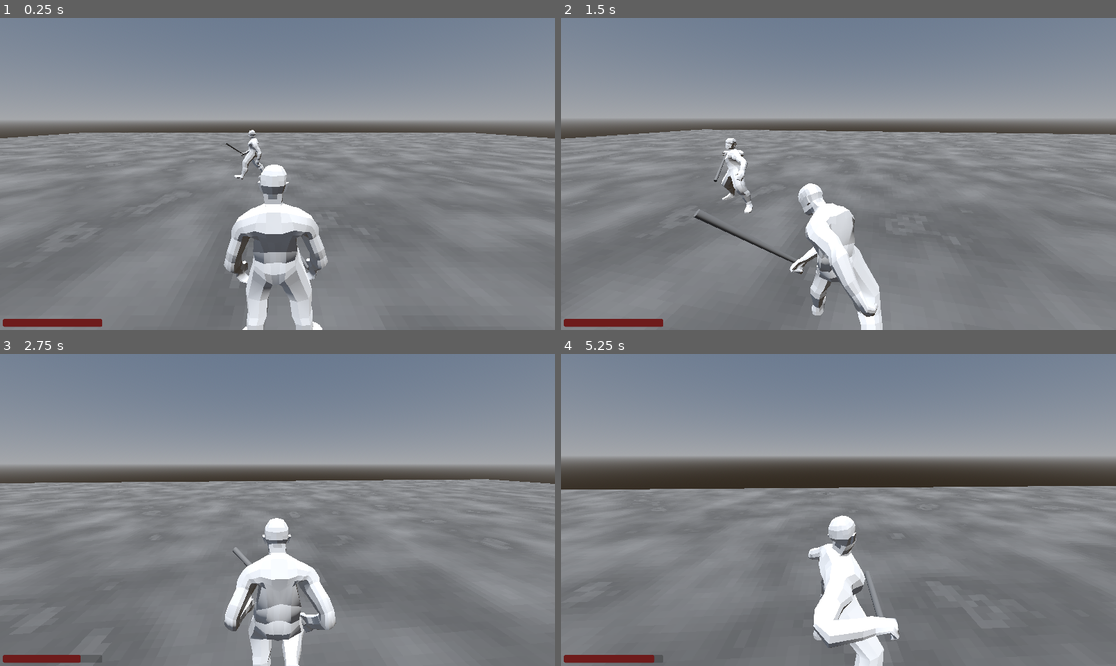
Above: before the commit, frames 1-4 (two rows, left to right).
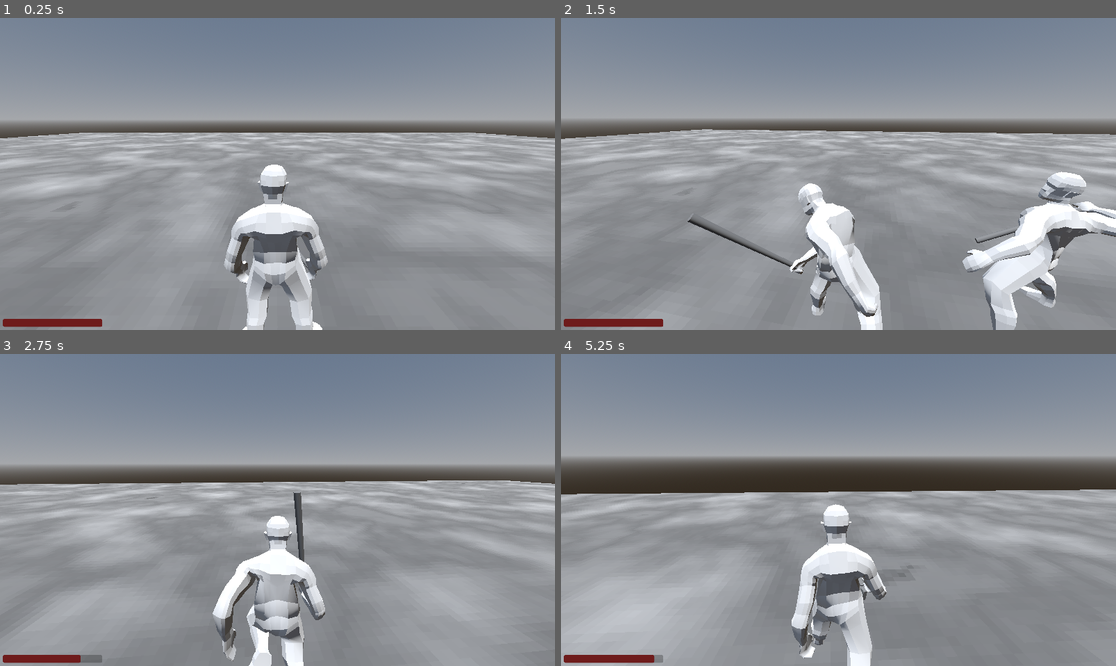
Above: after the commit, the same moments.

Repository: userext122021/godot_rpg_project
Game: Godot game, scene res://main.tscn
Same seed, same stepped clock (60 frames per second), same inputs: the game is played once before the commit and once after it.
Inputs (mouse positions are in pixels of both pictures, inside the frame that each line leads up to):
- Up to frame 1 (0.25 s): no input
- Up to frame 2 (1.5 s): move the mouse to (866, 174) at 0.52 s; press the mouse at (866, 174) at 0.53 s; hold W (move_forward) from 0.53 s (still down); tap Space (jump) at 0.77, 1.07 s; right-click (866, 174) at 0.8 s; move the mouse to (810, 174) at 1.27 s; release the mouse at (810, 174) at 1.28 s; right-click (810, 174) at 1.35 s
- Up to frame 3 (2.75 s): keep holding W (move_forward); tap Space (jump) at 1.52, 1.82 s; tap Shift (run) at 1.55 s; move the mouse to (288, 503) at 2.02 s; hold Shift (run) from 2.03 s (still down); tap E (interact, bound only after the commit) at 2.3 s
- Up to frame 4 (5.25 s): keep holding W (move_forward); move the mouse to (832, 516) at 2.77 s; release Shift (run) at 2.78 s; tap E (interact, bound only after the commit) at 2.85 s; tap Space (jump) at 3.02, 3.32, 3.77, 4.07, 4.52, 4.55, 4.82, 5.1 s; tap 1 (select_item_1, bound only after the commit) at 3.05, 3.6 s; move the mouse to (877, 513) at 3.52 s; tap 2 (select_item_2, bound only after the commit) at 3.8, 4.35 s; move the mouse to (794, 506) at 4.27 s; move the mouse to (844, 510) at 5.02 s; press the mouse at (844, 510) at 5.03 s

The runs differ from the first frame. In frame 1, 26% of the frame differs, in the area x 0-100%, y 35-100%; in frame 2, 30%; in frame 3, 31%; in frame 4, 34%, in the area x 0-100%, y 42-100%.

Commit message:
Добавил пистолет

Diff:
--- a/core/entities/base_entity.gd
+++ b/core/entities/base_entity.gd
@@ -25,6 +25,9 @@
 var is_jumping:bool=false
 var is_running:bool=false
 var is_blocking:bool=false
+var is_interacting:bool=false
+var interacting_body:Node3D
+var is_aiming:bool=false
 
 func knock_back(knockback_force:float,weapon_pos:Vector3):
 	print("DEBUG: knockback")
@@ -38,6 +41,8 @@
 
 func can_move() -> bool:
 	if is_attacking:
+		return false
+	if is_blocking:
 		return false
 	return true
 func can_jump():
@@ -135,49 +140,49 @@
 
 
 
-func play_animation():
-	pass
+func play_animation(anim_name:String):
+	if animation_player.current_animation==anim_name and animation_player.is_playing():
+		return
+	if animation_player.has_animation(anim_name):
+		animation_player.play(anim_name)
+
 
 func update_animation():
 	if not animation_player:
 		return
 	if is_attacking:
-		if animation_player.current_animation!="melee_attack":
-			if animation_player.has_animation("melee_attack"):
-				animation_player.play("melee_attack")
+		if weapon:
+			if not weapon.is_ranged:
+				play_animation("melee_attack")
 
 		return
 	if is_jumping:
-		if animation_player.current_animation!="jump":
-			if animation_player.has_animation("jump"):
-				animation_player.play("jump")
-
+		play_animation("jump")
 		return
 	if is_running:
-		if animation_player.current_animation=="run" and animation_player.is_playing():
-			return
-		if animation_player.has_animation("run"):
-			animation_player.play("run")
+		play_animation("run")
 		return
 
 	if is_blocking:
-		if animation_player.has_animation("block"):
-			animation_player.play("block")
+		play_animation("block")
 		return
 	else:
 		if animation_player.current_animation=="block":
 			animation_player.stop()
 	if is_moving:
 		if can_move():
-			if animation_player.has_animation("walk"):
-				animation_player.play("walk")
+			play_animation("walk")
 		return
 	else:
 		if animation_player.current_animation=="walk":
 			animation_player.stop()
+	if is_aiming:
+		play_animation("pistol_idle")
+	else:
+		if animation_player.current_animation=="pistol_idle":
+			animation_player.stop()
 	if not animation_player.is_playing():
-		if animation_player.has_animation("idle"):
-			animation_player.play("idle")
+		play_animation("idle")
 
 
 
--- a/core/entities/base_player/base_player.gd
+++ b/core/entities/base_player/base_player.gd
@@ -2,9 +2,11 @@
 class_name BasePlayer
 
 @export var mouse_sensitivity := 0.002
+@export var interact_check_interval:float=0.5
 
 @onready var camera = $Camera3D
 @onready var inventory:Inventory=$Inventory
+var interact_check_timer:float=0
 
 func _ready():
 	super._ready()
@@ -24,6 +26,10 @@
 	super._physics_process(delta)
 	if not is_on_floor():
 		velocity.y += get_gravity().y * delta
+	interact_check_timer-=delta
+	if interact_check_timer<=0:
+		interact_check_timer=interact_check_interval
+		check_interacting()
 
 	if is_jumping and is_on_floor():
 		is_jumping=false
@@ -39,14 +45,24 @@
 	else:
 		is_running=false
 		speed=walking_speed
+
 	if Input.is_action_pressed("block"):
-		is_blocking=true
+		if weapon:
+			if weapon.is_ranged:
+				is_aiming=true
+			else:
+				is_blocking=true
+		else:
+			is_blocking=true
+
 	else:
 		is_blocking=false
+		is_aiming=false
 
 	var input_dir = Input.get_vector("move_left", "move_right", "move_forward", "move_back")
 	var direction = (transform.basis * Vector3(input_dir.x, 0, input_dir.y)).normalized()
-
+	if Input.is_action_just_pressed("interact"):
+		interact()
 	if Input.is_action_pressed("attack"):
 		attack()
 	if direction:
@@ -67,3 +83,28 @@
 func die():
 	print("DEBUG: player is dying")
 	queue_free()
+
+func check_interacting():
+	if not $InteractRayCast.is_colliding():
+		$InteractRayCast/Label3D.hide()
+		interacting_body=null
+		return
+	var body:Node3D=$InteractRayCast.get_collider()
+	if not body:
+		return
+	if not body.has_node("Interactable"):
+		return
+	var i:Interactable=body.get_node("Interactable")
+	$InteractRayCast/Label3D.text=i.get_interaction_text()
+	$InteractRayCast/Label3D.show()
+	interacting_body=body
+
+func interact():
+	if not interacting_body:
+		return
+	if not interacting_body.has_node("Interactable"):
+		return
+	var i:Interactable=interacting_body.get_node("Interactable")
+	i.interact(self)
+	is_interacting=true
+	pass
--- a/core/entities/base_player/base_player.tscn
+++ b/core/entities/base_player/base_player.tscn
@@ -7,8 +7,18 @@
 [node name="BasePlayer" instance=ExtResource("1_svk8i")]
 script = ExtResource("2_m3cve")
 mouse_sensitivity = 0.002
+interact_check_interval = 0.5
 
 [node name="Camera3D" type="Camera3D" parent="." index="2"]
 transform = Transform3D(1, 0, 0, 0, 0.9659259, 0.25881907, 0, -0.25881907, 0.9659258, 0, 2.1000001, 1.4000001)
 
 [node name="Inventory" parent="." index="3" instance=ExtResource("3_x7wun")]
+
+[node name="InteractRayCast" type="RayCast3D" parent="." index="4"]
+transform = Transform3D(1, 0, 0, 0, 1, 0, 0, 0, 1, 0, 0.90000004, -1)
+target_position = Vector3(0, -0.2, -2)
+
+[node name="Label3D" type="Label3D" parent="InteractRayCast" index="0"]
+transform = Transform3D(1, 0, 0, 0, 1, 0, 0, 0, 1, 0, 1, -2)
+text = "Text
+"
--- /dev/null
+++ b/core/interactable/interactable.gd
@@ -0,0 +1,30 @@
+extends Node
+class_name Interactable
+
+signal interacted(body: Node3D)
+
+@export var interact_text: String = "E - interact"
+@export var category:String="unknown"
+@export var data:InteractableData
+
+
+func _ready() -> void:
+	if data:
+		interact_text=data.interaction_text
+		category=data.category
+func get_interaction_text():
+	return interact_text
+
+func get_category() -> String:
+	return category
+
+func interact(body: Node3D):
+	interacted.emit(body)
+	_on_interact(body)
+
+# Эту функцию можно переопределять в дочерних скриптах
+func _on_interact(_body: Node3D):
+	print("DEBUG: interact")
+	if "is_interacting" in _body:
+		_body.is_interacting=false
+	pass
--- /dev/null
+++ b/core/interactable/interactable.tscn
@@ -0,0 +1,6 @@
+[gd_scene load_steps=2 format=3 uid="uid://dsolwjgdf1gac"]
+
+[ext_resource type="Script" uid="uid://c81iagx3w3lhx" path="res://core/interactable/interactable.gd" id="1_m7kis"]
+
+[node name="Interactable" type="Node"]
+script = ExtResource("1_m7kis")
--- /dev/null
+++ b/core/interactable/interactable_data.gd
@@ -0,0 +1,7 @@
+extends Resource
+class_name InteractableData
+
+
+@export var interaction_text:String="E - interact"
+@export var category:String="unknown"
+@export var interactable_name:String="unknown"
--- a/core/weapon/base_weapon.gd
+++ b/core/weapon/base_weapon.gd
@@ -13,13 +13,29 @@
 @export var preparing_interval:float=0.5
 @export var attacking_interval:float=0.5
 @export var cooldown_interval:float=0.5
-
 @export var is_ranged:bool=false
+@export var data:WeaponData
+@export var range:float=1.0
 
 var prep_timer:float=0
 var attack_timer:float=0
 var cooldown_timer:float=0
 var owner_body:BaseEntity
+
+
+func reload_data():
+	damage=data.damage
+	damage_type=data.damage_type
+	knockback_force=data.knockback_force
+	preparing_interval=data.preparing_interval
+	attacking_interval=data.attacking_interval
+	cooldown_interval=data.cooldown_interval
+	is_ranged=data.is_ranged
+	$RayCast3D.target_position.z=-data.range
+
+func set_data(weapon_data:WeaponData):
+	data=weapon_data.duplicate()
+	reload_data()
 
 func try_to_hit(body:Node3D) -> bool:
 	if body:
--- /dev/null
+++ b/core/weapon/weapon_data.gd
@@ -0,0 +1,12 @@
+extends Resource
+class_name WeaponData
+
+@export var weapon_name:String="unknown_weapon"
+@export var damage:float=7.0
+@export var damage_type:String="physical"
+@export var knockback_force:float=15.0
+@export var is_ranged:bool=false
+@export var preparing_interval:float=0.5
+@export var attacking_interval:float=0.5
+@export var cooldown_interval:float=0.5
+@export var range:float=1.0
--- a/main.tscn
+++ b/main.tscn
@@ -1,7 +1,7 @@
 [gd_scene load_steps=2 format=3 uid="uid://dvvaed3c54v03"]
 
-[ext_resource type="PackedScene" uid="uid://b2adely2apded" path="res://test/test_items_scene/test_items.tscn" id="1_ig7tw"]
+[ext_resource type="PackedScene" uid="uid://do0f58y8blt0p" path="res://test/test_animation_scene/test_animation_scene.tscn" id="1_ig7tw"]
 
 [node name="Main" type="Node"]
 
-[node name="TestItems" parent="." instance=ExtResource("1_ig7tw")]
+[node name="TestAnimationScene" parent="." instance=ExtResource("1_ig7tw")]
--- a/project.godot
+++ b/project.godot
@@ -62,6 +62,21 @@
 "events": [Object(InputEventMouseButton,"resource_local_to_scene":false,"resource_name":"","device":-1,"window_id":0,"a …(253 unchanged characters)…
 ]
 }
+interact={
+"deadzone": 0.2,
+"events": [Object(InputEventKey,"resource_local_to_scene":false,"resource_name":"","device":-1,"window_id":0,"alt_pressed":false,"shift_pressed":false,"ctrl_pressed":false,"meta_pressed":false,"pressed":false,"keycode":0,"physical_keycode":69,"key_label":0,"unicode":101,"location":0,"echo":false,"script":null)
+]
+}
+select_item_1={
+"deadzone": 0.2,
+"events": [Object(InputEventKey,"resource_local_to_scene":false,"resource_name":"","device":-1,"window_id":0,"alt_pressed":false,"shift_pressed":false,"ctrl_pressed":false,"meta_pressed":false,"pressed":false,"keycode":0,"physical_keycode":49,"key_label":0,"unicode":49,"location":0,"echo":false,"script":null)
+]
+}
+select_item_2={
+"deadzone": 0.2,
+"events": [Object(InputEventKey,"resource_local_to_scene":false,"resource_name":"","device":-1,"window_id":0,"alt_pressed":false,"shift_pressed":false,"ctrl_pressed":false,"meta_pressed":false,"pressed":false,"keycode":0,"physical_keycode":50,"key_label":0,"unicode":50,"location":0,"echo":false,"script":null)
+]
+}
 
 [layer_names]
 
--- /dev/null
+++ b/test/base_test_scene/test_player.gd
@@ -0,0 +1,26 @@
+extends BasePlayer
+class_name TestPlayer
+
+@onready var melee_weapon:BaseWeapon=$base_character/Armature/Skeleton3D/mixamorig_RightHandIndex1/weapon_marker/MeleeWeapon
+@onready var ranged_weapon:BaseWeapon=$base_character/Armature/Skeleton3D/mixamorig_RightHandIndex1/weapon_marker/RangedWeapon
+
+
+
+func _ready():
+	super._ready()
+	set_melee_weapon()
+func set_melee_weapon():
+	ranged_weapon.hide()
+	melee_weapon.show()
+	weapon=melee_weapon
+func set_ranged_weapon():
+	melee_weapon.hide()
+	ranged_weapon.show()
+	weapon=ranged_weapon
+
+func _physics_process(delta):
+	if Input.is_action_just_pressed("select_item_1"):
+		set_melee_weapon()
+	if Input.is_action_just_pressed("select_item_2"):
+		set_ranged_weapon()
+	super._physics_process(delta)
--- a/test/base_test_scene/test_player.tscn
+++ b/test/base_test_scene/test_player.tscn
@@ -1,23 +1,101 @@
-[gd_scene load_steps=4 format=3 uid="uid://7dnsn55do1h5"]
+[gd_scene load_steps=6 format=3 uid="uid://7dnsn55do1h5"]
 
 [ext_resource type="PackedScene" uid="uid://e44ntu6ugu38" path="res://core/entities/base_player/base_animated_player.tscn" id="1_kw3ox"]
-[ext_resource type="PackedScene" uid="uid://cf11hx406ss10" path="res://core/weapon/base_weapon.tscn" id="2_mvldb"]
+[ext_resource type="Script" uid="uid://b3tk40uswo6cr" path="res://test/base_test_scene/test_player.gd" id="2_pw7be"]
 [ext_resource type="PackedScene" uid="uid://cbdnrebmqak8t" path="res://core/ui/ui.tscn" id="3_mvldb"]
+[ext_resource type="PackedScene" uid="uid://dsxs2cqbrc6me" path="res://test/base_test_scene/weapon/test_club.tscn" id="6_rupur"]
+[ext_resource type="PackedScene" uid="uid://dkj771scai1lw" path="res://test/base_test_scene/weapon/test_pistol.tscn" id="7_5813v"]
 
-[node name="TestPlayer" node_paths=PackedStringArray("weapon") instance=ExtResource("1_kw3ox")]
+[node name="TestPlayer" instance=ExtResource("1_kw3ox")]
 collision_layer = 2
 collision_mask = 7
-weapon = NodePath("base_character/Armature/Skeleton3D/mixamorig_RightHandIndex1/weapon_marker/BaseWeapon")
+script = ExtResource("2_pw7be")
 
-[node name="BaseWeapon" parent="base_character/Armature/Skeleton3D/mixamorig_RightHandIndex1/weapon_marker" index="0" instance=ExtResource("2_mvldb")]
-transform = Transform3D(-1, -3.7338975e-08, -8.742278e-08, -3.733896e-08, 1, -1.3411046e-07, 8.742278e-08, -1.3411048e-07, -1, 0, 0, 0)
-knockback_force = 25.0
+[node name="Skeleton3D" parent="base_character/Armature" index="0"]
+bones/0/position = Vector3(0, 1.0212751e-14, -109.99437)
+bones/0/rotation = Quaternion(-0.7071068, 0, 0, 0.7071068)
+bones/1/position = Vector3(0, 7.8669086, -0.7244006)
+bones/1/rotation = Quaternion(-0.045896515, 0, 0, 0.9989462)
+bones/2/position = Vector3(0, 9.216899, 2.384187e-07)
+bones/2/rotation = Quaternion(4.4703484e-08, 0, 0, 1)
+bones/3/position = Vector3(0, 10.533493, -1.9073484e-06)
+bones/3/rotation = Quaternion(-1.4901161e-08, 0, 0, 1)
+bones/4/position = Vector3(0, 11.850211, 1.6713568e-07)
+bones/4/rotation = Quaternion(0.045896478, 0, 0, 0.9989462)
+bones/5/rotation = Quaternion(5.356277e-09, 0, 0, 1)
+bones/7/position = Vector3(7.20041, 9.198027, -0.25120154)
+bones/7/rotation = Quaternion(-0.5716114, -0.40894026, 0.5921219, -0.3942335)
+bones/8/position = Vector3(1.0787148e-06, 15.086308, -6.2878025e-06)
+bones/8/rotation = Quaternion(-0.18044499, 0.012617374, 0.015826764, 0.9833768)
+bones/9/position = Vector3(2.4748277e-07, 31.637112, 3.9206425e-06)
+bones/9/rotation = Quaternion(-1.3003638e-10, 0.0021965443, -1.8581005e-09, 0.9999977)
+bones/10/position = Vector3(-8.186953e-07, 31.424097, -1.2395953e-05)
+bones/10/rotation = Quaternion(0.0011267453, -0.017648166, 1.9868714e-05, 0.99984366)
+bones/11/position = Vector3(-3.5664992, 0.7805082, -1.0906615e-05)
+bones/11/rotation = Quaternion(0.1724191, 0.21715643, 0.0456704, 0.95970255)
+bones/12/position = Vector3(-1.2548934, 2.6373994, 7.4459385e-06)
+bones/12/rotation = Quaternion(0.0016583027, -0.008326312, 0.24491642, 0.96950704)
+bones/13/position = Vector3(0.16869569, 3.3195162, 1.01411815e-05)
+bones/13/rotation = Quaternion(-0.0056559485, -0.018902654, 0.23762704, 0.97115606)
+bones/14/position = Vector3(1.0861961, 1.8508077, -1.2755392e-05)
+bones/15/position = Vector3(-8.3260574e-07, 3.550017, -0.008020456)
+bones/15/rotation = Quaternion(-0.0011313441, 0.0029697407, -0.0017045595, 0.9999935)
+bones/16/position = Vector3(-0.019300098, 5.6724973, -1.0863911e-05)
+bones/16/rotation = Quaternion(-2.6489766e-07, 5.4806955e-05, 0.003882393, 0.99999255)
+bones/17/position = Vector3(0.019900754, 4.5617085, -9.014666e-07)
+bones/17/rotation = Quaternion(-2.5529775e-07, -0.00017099605, -0.002276232, 0.9999975)
+bones/18/position = Vector3(-0.0006004814, 3.1573992, -3.0298761e-05)
+bones/19/position = Vector3(-7.2004027, 9.196736, -0.23739906)
+bones/19/rotation = Quaternion(0.57222, -0.4084946, 0.5916045, 0.39458922)
+bones/20/position = Vector3(-2.4488663e-06, 15.0863, 1.3235097e-05)
+bones/20/rotation = Quaternion(-0.18050228, -0.010903477, -0.015147018, 0.9833975)
+bones/21/position = Vector3(-3.5070886e-07, 31.611702, -1.0096753e-05)
+bones/21/rotation = Quaternion(-1.4861269e-08, -0.0020314443, -1.089654e-09, 0.99999803)
+bones/22/position = Vector3(-6.2487214e-07, 31.3764, 3.1798058e-06)
+bones/22/rotation = Quaternion(0.00048591258, 0.019795895, -9.716387e-06, 0.99980396)
+bones/23/position = Vector3(3.5503974, 1.2563009, 1.1176856e-05)
+bones/23/rotation = Quaternion(0.19114691, -0.19498457, -0.08017654, 0.95865303)
+bones/24/position = Vector3(1.0612924, 2.8197868, 3.821344e-06)
+bones/24/rotation = Quaternion(0.00074930873, 0.005185931, -0.21476987, 0.97665066)
+bones/25/position = Vector3(-0.23230034, 3.178991, -4.136938e-05)
+bones/25/rotation = Quaternion(-0.004359278, 0.018153386, -0.16196902, 0.98661923)
+bones/26/position = Vector3(-0.82900095, 1.9697068, 9.000301e-06)
+bones/27/position = Vector3(-6.9035303e-07, 4.0050974, -0.0038925002)
+bones/27/rotation = Quaternion(-0.00049193145, -0.0026684143, 0.0020726398, 0.9999942)
+bones/28/position = Vector3(0.023100175, 5.576201, 1.6898804e-05)
+bones/28/rotation = Quaternion(1.214033e-06, 4.097554e-05, -0.0035529677, 0.9999937)
+bones/29/position = Vector3(-0.01339668, 4.521492, -2.4905048e-06)
+bones/29/rotation = Quaternion(-9.3734775e-07, 5.2234787e-05, -3.7840342e-05, 1)
+bones/30/position = Vector3(-0.00970006, 3.1916947, 2.0900621e-05)
+bones/31/position = Vector3(9.9133005, -4.3482003, 2.1803994)
+bones/31/rotation = Quaternion(-0.00019762944, -0.02615627, 0.99098444, -0.13139862)
+bones/32/position = Vector3(-3.8871485e-06, 41.955605, -1.8545649e-07)
+bones/32/rotation = Quaternion(-0.0135322595, 0.00025435956, -0.018682772, 0.99973387)
+bones/33/position = Vector3(-2.0985278e-06, 46.068314, 5.00996e-06)
+bones/33/rotation = Quaternion(0.48362312, 0.008554755, 0.06362039, 0.8729192)
+bones/34/position = Vector3(9.697016e-06, 20.828712, 1.6031345e-06)
+bones/34/rotation = Quaternion(0.29233783, -0.14254576, 0.044115692, 0.9446022)
+bones/36/rotation = Quaternion(0.0002059098, -0.027280923, 0.9909559, 0.1313857)
+bones/37/position = Vector3(6.2440745e-07, 41.96051, 1.0895512e-06)
+bones/37/rotation = Quaternion(-0.018081529, -0.000349376, 0.018707428, 0.99966145)
+bones/38/position = Vector3(-1.8819379e-06, 46.11221, -1.3730776e-06)
+bones/38/rotation = Quaternion(0.4913217, -0.008665509, -0.06373167, 0.86860013)
+bones/39/position = Vector3(3.934395e-06, 21.01266, 1.8886703e-07)
+bones/39/rotation = Quaternion(0.28927243, 0.14591812, -0.044665717, 0.94500494)
 
-[node name="RayCast3D" parent="base_character/Armature/Skeleton3D/mixamorig_RightHandIndex1/weapon_marker/BaseWeapon" index="0"]
-collision_mask = 4
+[node name="mixamorig_RightHandIndex1" parent="base_character/Armature/Skeleton3D" index="0"]
+transform = Transform3D(-0.0041424986, -0.9999914, -7.0180977e-07, 0.9944399, -0.004119578, 0.105219774, -0.10521886, 0.0004351458, 0.9944489, -88.28992, -3.601226, -141.28972)
+
+[node name="MeleeWeapon" parent="base_character/Armature/Skeleton3D/mixamorig_RightHandIndex1/weapon_marker" index="0" instance=ExtResource("6_rupur")]
+transform = Transform3D(-0.99999976, 9.981306e-08, -5.339172e-08, 7.073748e-08, 0.99999976, 3.725291e-08, 5.5031997e-08, 1.0430818e-07, -1.0000005, -0.030920088, 0.026179671, 0.013180962)
+visible = false
+
+[node name="RangedWeapon" parent="base_character/Armature/Skeleton3D/mixamorig_RightHandIndex1/weapon_marker" index="1" instance=ExtResource("7_5813v")]
+transform = Transform3D(-0.9999996, 9.614506e-08, 5.9744835e-08, 8.3854694e-08, 0.49999967, 0.8660257, 2.9031652e-08, 0.8660253, -0.5, -0.030920208, 0.026179671, 0.11318101)
+is_ranged = true
+range = 20.0
 
 [node name="Ui" parent="." index="5" node_paths=PackedStringArray("player_body") instance=ExtResource("3_mvldb")]
 player_body = NodePath("..")
 
 [editable path="base_character"]
-[editable path="base_character/Armature/Skeleton3D/mixamorig_RightHandIndex1/weapon_marker/BaseWeapon"]
--- /dev/null
+++ b/test/base_test_scene/weapon/test_club.tscn
@@ -0,0 +1,8 @@
+[gd_scene load_steps=2 format=3 uid="uid://dsxs2cqbrc6me"]
+
+[ext_resource type="PackedScene" uid="uid://cf11hx406ss10" path="res://core/weapon/base_weapon.tscn" id="1_xgrpv"]
+
+[node name="TestClub" instance=ExtResource("1_xgrpv")]
+
+[node name="RayCast3D" parent="." index="0"]
+collision_mask = 4
--- /dev/null
+++ b/test/base_test_scene/weapon/test_pistol.tscn
@@ -0,0 +1,34 @@
+[gd_scene load_steps=4 format=3 uid="uid://dkj771scai1lw"]
+
+[ext_resource type="PackedScene" uid="uid://cf11hx406ss10" path="res://core/weapon/base_weapon.tscn" id="1_wr2vd"]
+
+[sub_resource type="CylinderMesh" id="CylinderMesh_3euh2"]
+top_radius = 0.02
+bottom_radius = 0.02
+height = 0.4
+
+[sub_resource type="BoxMesh" id="BoxMesh_kplvf"]
+size = Vector3(0.14, 0.04, 0.1)
+
+[node name="TestPistol" instance=ExtResource("1_wr2vd")]
+knockback_force = 35.0
+preparing_interval = 0.1
+attacking_interval = 0.01
+cooldown_interval = 0.2
+
+[node name="RayCast3D" parent="." index="0"]
+transform = Transform3D(-4.371139e-08, 0, -1, 0, 1, 0, 1, 0, -4.371139e-08, 0, 0, 0)
+target_position = Vector3(0, 0, -20)
+collision_mask = 4
+
+[node name="MeshInstance3D" parent="RayCast3D" index="0"]
+transform = Transform3D(1, 0, 0, 0, -4.371139e-08, 1, 0, -1, -4.371139e-08, 8.742278e-09, 0, -0.29999995)
+mesh = SubResource("CylinderMesh_3euh2")
+
+[node name="MeshInstance3D" type="MeshInstance3D" parent="RayCast3D/MeshInstance3D" index="0"]
+transform = Transform3D(-4.371139e-08, 1, 4.371139e-08, -1, -4.371139e-08, -4.371139e-08, -4.371139e-08, -4.371137e-08, 1, 8.742278e-09, -0.2, -0.023891205)
+mesh = SubResource("BoxMesh_kplvf")
+
+[node name="MeshInstance3D2" type="MeshInstance3D" parent="RayCast3D/MeshInstance3D" index="1"]
+transform = Transform3D(-1.0357429e-07, 1, 3.0934828e-09, 0.3695034, 3.539653e-08, 0.9292293, 0.9292293, 9.73873e-08, -0.3695034, 9.225939e-09, -0.21106488, -0.10529697)
+mesh = SubResource("BoxMesh_kplvf")
--- a/test/test_animation_scene/test_animation_scene.gd
+++ b/test/test_animation_scene/test_animation_scene.gd
@@ -39,5 +39,5 @@
 
 func on_enemy_died():
 	if counter>0:
-		counter-=0
+		counter-=1
 		print("DEBUG: counter ",counter)
--- /dev/null
+++ b/test/test_items_scene/test_interactable_item.gd
@@ -0,0 +1,14 @@
+extends StaticBody3D
+
+@export var scene:PackedScene
+
+
+
+
+func _on_interactable_interacted(body: Node3D) -> void:
+	if scene:
+			var obj:Node3D=scene.instantiate()
+			obj.process_mode=Node.PROCESS_MODE_DISABLED
+			add_child(obj)
+			obj.global_position=Vector3(randf()*40.0-20.0,0,randf()*40.0-20.0)
+			obj.process_mode=Node.PROCESS_MODE_PAUSABLE
--- /dev/null
+++ b/test/test_items_scene/test_interactable_item.tscn
@@ -0,0 +1,23 @@
+[gd_scene load_steps=5 format=3 uid="uid://buqvvoxfj2g5l"]
+
+[ext_resource type="PackedScene" uid="uid://dsolwjgdf1gac" path="res://core/interactable/interactable.tscn" id="1_qq5pt"]
+[ext_resource type="Script" uid="uid://dpwkxdp3jdda2" path="res://test/test_items_scene/test_interactable_item.gd" id="1_s3l0f"]
+
+[sub_resource type="BoxShape3D" id="BoxShape3D_s3l0f"]
+
+[sub_resource type="BoxMesh" id="BoxMesh_2byb4"]
+
+[node name="TestInteractableItem" type="StaticBody3D"]
+script = ExtResource("1_s3l0f")
+
+[node name="CollisionShape3D" type="CollisionShape3D" parent="."]
+transform = Transform3D(1, 0, 0, 0, 1, 0, 0, 0, 1, 0, 0.5, 0)
+shape = SubResource("BoxShape3D_s3l0f")
+
+[node name="MeshInstance3D" type="MeshInstance3D" parent="."]
+transform = Transform3D(1, 0, 0, 0, 1, 0, 0, 0, 1, 0, 0.5, 0)
+mesh = SubResource("BoxMesh_2byb4")
+
+[node name="Interactable" parent="." instance=ExtResource("1_qq5pt")]
+
+[connection signal="interacted" from="Interactable" to="." method="_on_interactable_interacted"]
--- a/test/test_items_scene/test_items.tscn
+++ b/test/test_items_scene/test_items.tscn
@@ -1,22 +1,28 @@
-[gd_scene load_steps=5 format=3 uid="uid://b2adely2apded"]
+[gd_scene load_steps=7 format=3 uid="uid://b2adely2apded"]
 
 [ext_resource type="PackedScene" uid="uid://6hs4q7gqlkvo" path="res://test/base_test_scene/base_test_scene.tscn" id="1_qlksl"]
 [ext_resource type="PackedScene" uid="uid://7dnsn55do1h5" path="res://test/base_test_scene/test_player.tscn" id="2_sco65"]
 [ext_resource type="PackedScene" uid="uid://eymq1jqda0gp" path="res://test/base_test_scene/test_enemy.tscn" id="3_7h3be"]
+[ext_resource type="PackedScene" uid="uid://buqvvoxfj2g5l" path="res://test/test_items_scene/test_interactable_item.tscn" id="4_jyvk2"]
 [ext_resource type="PackedScene" uid="uid://dyj5ecitscci1" path="res://core/pickable/base_pickable.tscn" id="4_nd3ui"]
+[ext_resource type="PackedScene" uid="uid://nai0s6voe2jj" path="res://test/test_items_scene/test_pickable.tscn" id="5_jyvk2"]
 
 [node name="TestItems" instance=ExtResource("1_qlksl")]
 
 [node name="TestPlayer" parent="." index="3" instance=ExtResource("2_sco65")]
 
-[node name="TestEnemy" parent="." index="4" instance=ExtResource("3_7h3be")]
-transform = Transform3D(1, 0, 0, 0, 1, 0, 0, 0, 1, 0, 0, -5)
-
-[node name="BasePickable" parent="." index="5" instance=ExtResource("4_nd3ui")]
+[node name="BasePickable" parent="." index="4" instance=ExtResource("4_nd3ui")]
 transform = Transform3D(1, 0, 0, 0, 1, 0, 0, 0, 1, 3, 0, 0)
 
 [node name="Area3D" parent="BasePickable" index="1"]
 collision_layer = 8
 collision_mask = 2
 
+[node name="TestInteractableItem" parent="." index="5" instance=ExtResource("4_jyvk2")]
+transform = Transform3D(1, 0, 0, 0, 1, 0, 0, 0, 1, 0, 0, -5)
+scene = ExtResource("5_jyvk2")
+
+[node name="TestEnemy" parent="." index="6" instance=ExtResource("3_7h3be")]
+transform = Transform3D(1, 0, 0, 0, 1, 0, 0, 0, 1, 0, 0, -17)
+
 [editable path="BasePickable"]
--- /dev/null
+++ b/test/test_items_scene/test_pickable.tscn
@@ -0,0 +1,10 @@
+[gd_scene load_steps=2 format=3 uid="uid://nai0s6voe2jj"]
+
+[ext_resource type="PackedScene" uid="uid://dyj5ecitscci1" path="res://core/pickable/base_pickable.tscn" id="1_k23vp"]
+
+[node name="TestPickable" instance=ExtResource("1_k23vp")]
+pickable_name = "test_pickable"
+
+[node name="Area3D" parent="." index="1"]
+collision_layer = 8
+collision_mask = 2
Not shown, added: core/interactable/interactable.gd.uid
Not shown, added: core/interactable/interactable_data.gd.uid
Not shown, added: core/weapon/weapon_data.gd.uid
Not shown, added: test/base_test_scene/test_player.gd.uid
Not shown, added: test/test_items_scene/test_interactable_item.gd.uid
